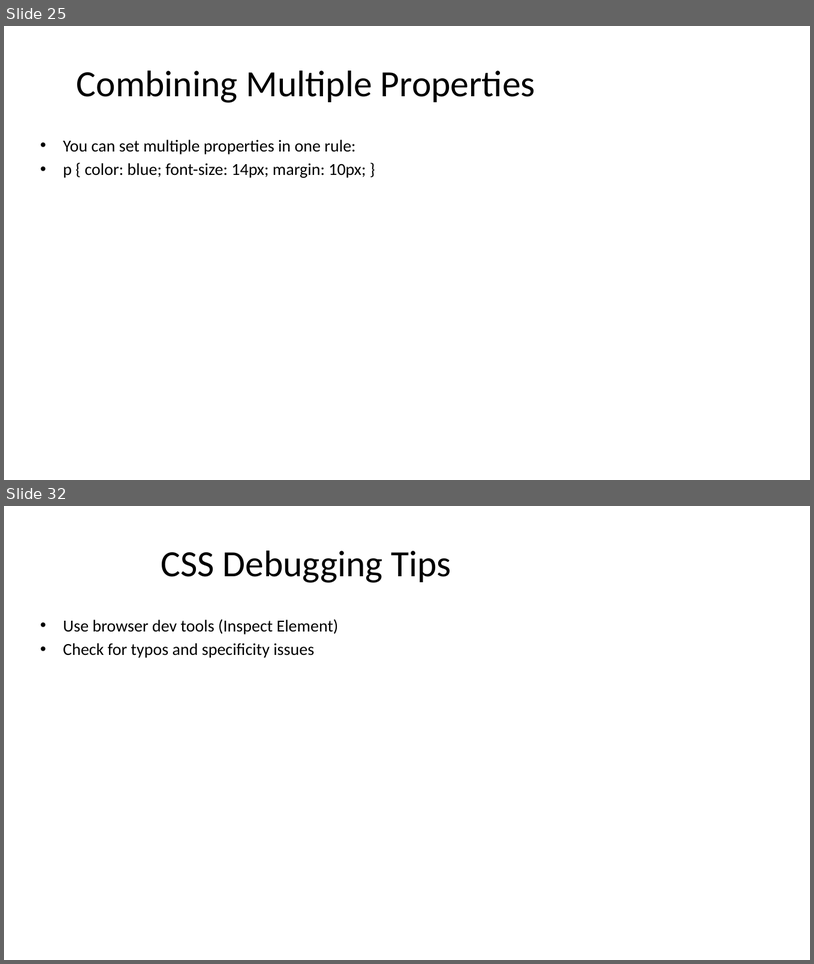
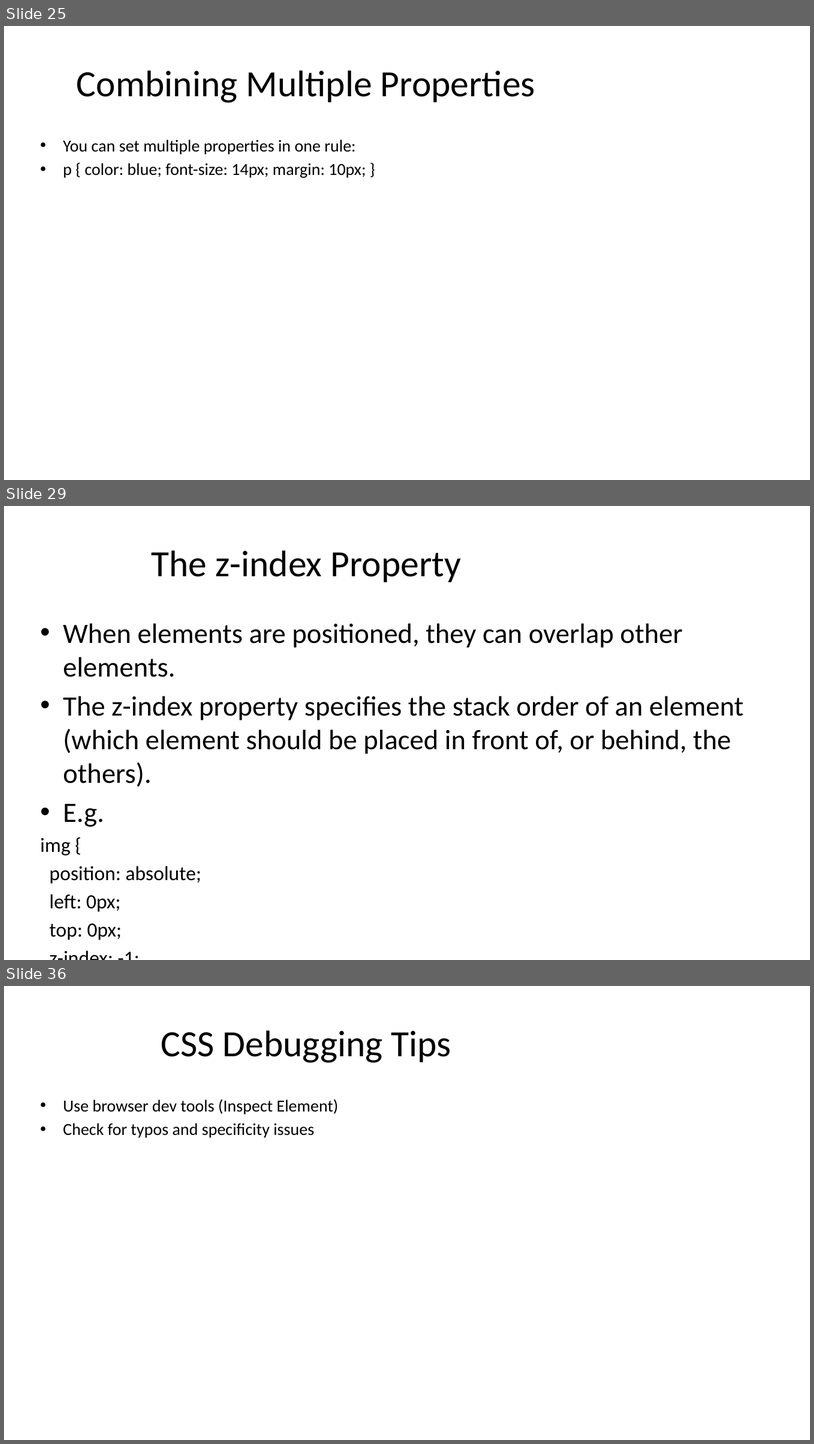
Before and after one commit to gauravog7/Intro-to-Web-Tech, a slide deck: CSS_Unit_2.pptx. Shown one above the other, each under a label of ours: slides 25 and 32 before the commit, slides 25, 29 and 36 after it; the slides between them are not shown. The pictures are 814x964 and 814x1444 pixels, drawn with LibreOffice and Linux fonts; fonts in the diff are those of the drawing. Boxes give left, top, right and bottom in pixels: in the first picture for what was removed or moved away, otherwise in the second. Text is boxed around its words. In the diff, an @@ line names an element or a change of style, - is before the commit and + after.

```diff
--- a/CSS_Unit_2.pptx
+++ b/CSS_Unit_2.pptx
@@ slide 29 added at [4, 506, 810, 960], background #FFFFFF @@
@@ title added at [151, 550, 461, 582], 44 pt, text #000000 @@
+The z-index Property
@@ text added at [40, 623, 744, 940], 33.3 pt, text #000000 @@
+• When elements are positioned, they can overlap other elements.
+• The z-index property specifies the stack order of an element (which element should be placed in front of, or behind, the others).
+• E.g.
+img {
+position: absolute;
+left: 0px;
+top: 0px;
+z-index: -1;
+}
@@ what was slide 32 is now slide 36 @@
```
Also in this commit, not shown: 3 slides changed, 6 other slides added, 7 slides removed.
